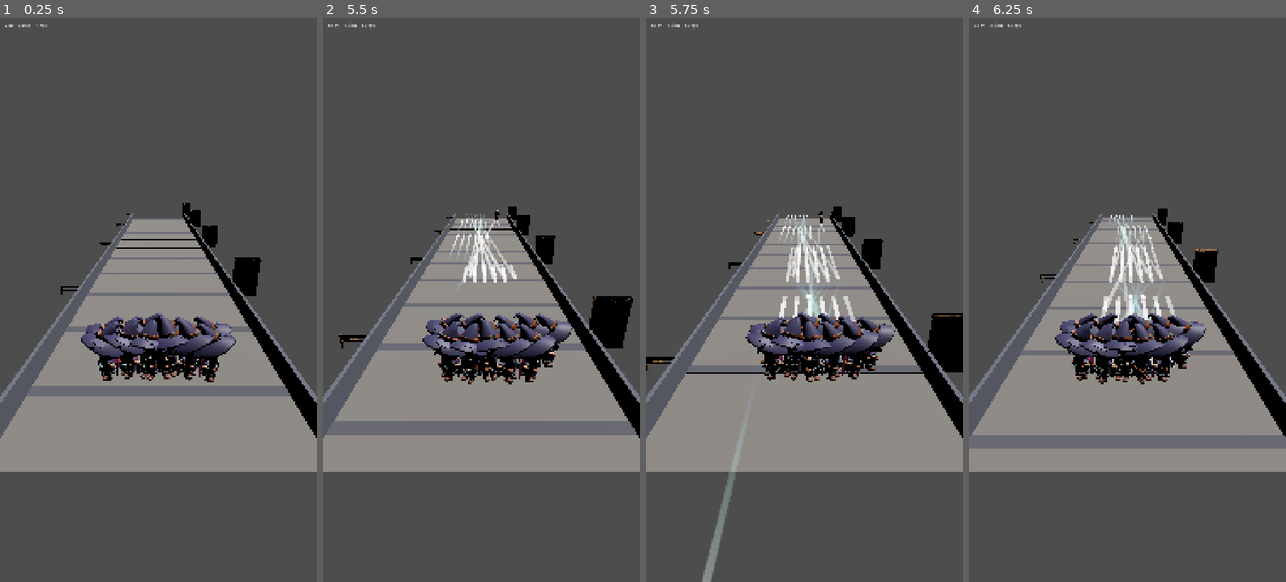
Above: before the commit, frames 1-4 (left to right).
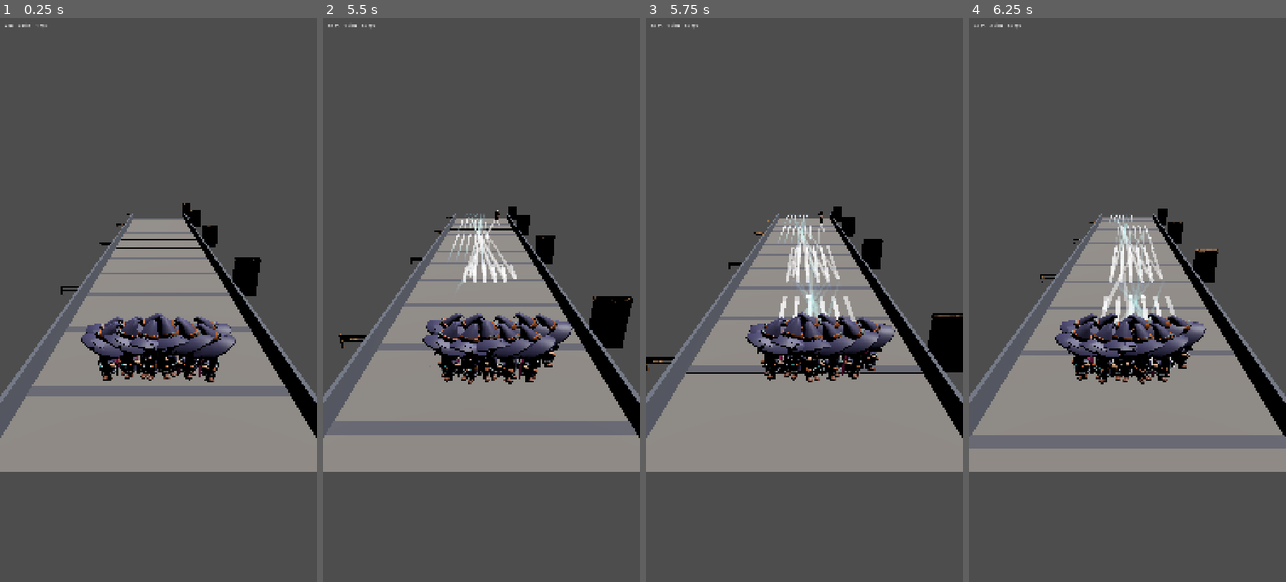
Above: after the commit, the same moments.

Repository: aslamfq/Jebon
Game: Godot game, scene res://scenes/game.tscn
Two runs of this game, one before a commit and one after it. Both use one fixed random seed, a clock stepped at 60 frames per second and the inputs below.
Inputs (mouse positions are in pixels of both pictures, inside the frame that each line leads up to):
- Up to frame 1 (0.25 s): no input
- Up to frame 2 (5.5 s): tap Enter at 0.5 s; move the mouse to (551, 271) at 0.52 s; hold Shift 0.53-1.25 s; click (551, 271) at 0.67 s; tap Space at 0.77, 3.77 s; drag from (418, 328) to (465, 412) at 1.27 s; move the mouse to (513, 175) at 2.02 s; tap Ctrl at 2.1 s; click (513, 175) at 2.17 s; drag from (465, 412) to (386, 215) at 2.77 s; move the mouse to (576, 384) at 3.52 s; tap 1 at 3.6 s; click (576, 384) at 3.67 s; drag from (386, 215) to (433, 159) at 4.27 s; move the mouse to (497, 300) at 5.02 s; tap 3 at 5.1 s; click (497, 300) at 5.17 s
- Up to frame 3 (5.75 s): no input
- Up to frame 4 (6.25 s): drag from (1079, 159) to (1064, 328) at 5.77 s

Frames 1-2 are identical in both runs. In frame 3, 0.6% of the frame differs, in the area x 17-30%, y 75-100%; in frame 4, nothing differs.

Commit message:
fix: accumulate removed_positions per frame, kill trail kink at burst expiry, widen burst timeout
Fixes three Important issues the task reviewer found in the impact-burst/pool-return
work (c388810):

1. tick() and resolve_hits() both cleared Projectiles.removed_positions at their own
   start. game.gd calls them back-to-back on the same instance every frame before a
   single render() reads the result, so resolve_hits()'s clear silently wiped out
   whatever tick() had just reported -- despawns never produced a burst, only hits
   did. Both methods now only append; game.gd clears each pool's removed_positions
   once per frame, before that pool's tick()/resolve_hits() pair, so a frame's
   despawns and hits both survive to render(). Two existing tests in
   test_projectiles.gd asserted the old auto-clearing behaviour as correct; rewrote
   them to assert the corrected accumulate-across-calls property instead, verified
   with a deliberate-break check (reverted the fix, confirmed both rewritten tests
   fail, restored).

2. The position-sync skip added in c388810 (to stop a bursting instance's position
   jumping onto whatever live projectile gets swapped into its pool slot) deferred
   the jump to the burst's expiry frame instead of removing it: trail3d.gd's
   append_points() compares global_position against its own remembered
   previous_position every _process() and interpolates a straight run of points
   across any gap, so the expiry-frame snap still drew a kink, just later. Added
   TrailPrefab.reset_at() to drop the trail's point/uv/width/age history and
   re-anchor previous_position at the new position; ProjectileView calls it right
   before the sync loop runs on a just-expired slot.

3. BURST_DURATION_MS (700ms) was based on Impact/Glow and Impact/Sparks (both
   lifetime = 0.6 per projectile_1.tscn) as the burst's longest-lived particle.
   Impact/Bits has no lifetime line at all, so it defaults to GPUParticles3D's own
   1.0s, randomized down (never up) by its shader -- the real max is ~1.0s, not
   0.6s. Raised the timeout to 1100ms and corrected the comment. Impact/Bits also
   has local_coords = true, so the same expiry-frame snap addressed in #2 would
   otherwise drag its still-animating particles too, not just the trail.

148/148 GUT tests pass (same count -- two tests rewritten in place, not added).
Visual verification (screenshots + progress notes) recorded in
.superpowers/sdd/2026-08-04-jebon-visual-retheme/task-6-report.md (gitignored,
kept as local workspace record, matching how prior task screenshots in this plan
were handled).

Co-Authored-By: Claude Sonnet 5 <noreply@anthropic.com>
Claude-Session: https://claude.ai/code/session_017wGsNhfLVeVF3dHvykD1AP

Diff:
--- a/projectiles/scripts/trail3d.gd
+++ b/projectiles/scripts/trail3d.gd
@@ -88,6 +88,23 @@
 		texture_offset -= motion_threshold / max(texture_length * get_global_scale(), 0.001);
 		previous_position = next
 
+# Drops the trail's entire position history and re-anchors it at pos,
+# with no points in between. Needed by ProjectileView (scripts/views/
+# projectile_view.gd) for the frame a pooled projectile's burst expires
+# and its position gets snapped onto whatever live projectile now
+# occupies the same pool slot: without this, append_points() below would
+# see previous_position (still sitting at the old death location) jump to
+# the new position in one step and interpolate a straight line of points
+# across the gap, drawing as a visible kink. Called before that snap
+# happens, so the trail's own next _process() sees a zero-distance move
+# and starts clean from the new position instead.
+func reset_at(pos: Vector3) -> void:
+	points.clear()
+	uvs.clear()
+	widths.clear()
+	age.clear()
+	previous_position = pos
+
 func remove_point(i: int) -> void:
 	points.remove_at(i)
 	uvs.remove_at(i)
--- a/scripts/game.gd
+++ b/scripts/game.gd
@@ -110,7 +110,16 @@
         Weapon.spread_degrees_at(ENEMY_WEAPON_TIER),
         Vector2(0, -1), ENEMY_PROJECTILE_SPEED)
 
+    # Projectiles.tick()/resolve_hits() only ever append to
+    # removed_positions now (see scripts/projectiles.gd) -- clearing is the
+    # caller's job, once per frame per pool, so a single frame's despawns
+    # (from tick()) and hits (from resolve_hits()) both survive to reach
+    # the render() calls below instead of the second call's clear wiping
+    # out the first's report.
+    squad_projectiles.removed_positions.clear()
     squad_projectiles.tick(delta, Corridor.SPAWN_DISTANCE + 5.0)
+
+    enemy_projectiles.removed_positions.clear()
     enemy_projectiles.tick(delta, Corridor.SPAWN_DISTANCE + 5.0)
 
     run.record_kills(squad_projectiles.resolve_hits(enemies, HIT_RADIUS,
--- a/scripts/projectiles.gd
+++ b/scripts/projectiles.gd
@@ -29,7 +29,8 @@
     return true
 
 func tick(delta: float, despawn_radius: float) -> void:
-    removed_positions.clear()
+    # Deliberately does NOT clear removed_positions -- see resolve_hits below
+    # for why clearing lives with the caller instead of here.
     var radius_sq := despawn_radius * despawn_radius
     var i := 0
     while i < count:
@@ -44,7 +45,16 @@
 # Naive nested loop by design. Phase 3 replaces the inner scan with a radial
 # broadphase behind this same signature, guarded by these tests.
 func resolve_hits(units: Units, hit_radius: float, damage: float) -> int:
-    removed_positions.clear()
+    # Deliberately does NOT clear removed_positions. game.gd calls tick()
+    # then resolve_hits() on the same Projectiles instance every frame,
+    # before a single render() call reads removed_positions -- if either
+    # method cleared its own start, whichever ran second would wipe out
+    # the first's report and only that method's removals would ever reach
+    # render(), silently losing despawns (tick()'s only source) every
+    # frame. Both methods only ever append; the caller (game.gd) clears
+    # removed_positions itself, once per frame per pool, before its
+    # tick()/resolve_hits() pair, so a frame's removals from both calls
+    # accumulate into one combined report.
     var kills := 0
     var radius_sq := hit_radius * hit_radius
     var i := 0
--- a/scripts/views/projectile_view.gd
+++ b/scripts/views/projectile_view.gd
@@ -40,10 +40,18 @@
 var _burst_started_at_ms: Array[int] = []
 
 # Comfortably longer than the longest-lived child GPUParticles3D under the
-# prefab's Impact node (Glow and Sparks, both lifetime = 0.6s per
-# projectiles/projectile_1.tscn) so the timeout never cuts a burst off
-# mid-play.
-const BURST_DURATION_MS := 700
+# prefab's Impact node. Read directly from projectiles/projectile_1.tscn:
+# Impact/Glow and Impact/Sparks both set lifetime = 0.6, but Impact/Bits
+# has NO lifetime line at all, so it uses GPUParticles3D's own default of
+# 1.0s -- and its process shader (m4_randomize_lifetime) further scales
+# that down by up to 80% per-particle (lifetime *= 1.0 - rand() * 0.8), so
+# individual Bits particles range roughly 0.2s-1.0s, topping out at the
+# full 1.0s default. 0.6s (Glow/Sparks) is not the longest-lived child;
+# Bits is, at up to 1.0s. Bits also has local_coords = true, so an
+# unhandled position snap at burst expiry would drag its still-animating
+# particles along with it too, not just the trail -- so the margin here
+# matters for more than just the trail fix below.
+const BURST_DURATION_MS := 1100
 
 func _ready() -> void:
     var mesh := SphereMesh.new()
@@ -98,6 +106,29 @@
         if _bursting[i] and now - _burst_started_at_ms[i] >= BURST_DURATION_MS:
             _bursting[i] = false
             _rearm(_pool[i])
+            # A slot that's still within this frame's live pool range gets
+            # its position snapped to whatever projectile now occupies it,
+            # in the sync loop right below -- read TrailPrefab's own
+            # append_points() (projectiles/scripts/trail3d.gd) to see why
+            # that snap alone used to draw a kink: it compares
+            # global_position against its own remembered previous_position
+            # every _process() and interpolates points across the gap, and
+            # while bursting that previous_position sits frozen at the
+            # death location (position sync was skipped, so nothing moved
+            # it), so the very next sample after the snap reads as one huge
+            # single-frame move and gets drawn as a straight connecting
+            # segment across the screen. Resetting the trail's own history
+            # to the new position *before* that sync loop runs removes the
+            # jump at its source instead of just not rendering it -- the
+            # frame where the snap happens is also the frame Impact/Bits
+            # (local_coords = true, still animating for up to 1.0s per
+            # BURST_DURATION_MS above) would otherwise drag along with the
+            # same snap, so this has to happen before position sync either
+            # way, not just for the trail.
+            if i < pooled:
+                var new_pos := Vector3(
+                    projectiles.positions[i].x, 0.8, projectiles.positions[i].y)
+                _pool[i].get_node("TrailPrefab").reset_at(new_pos)
 
     for pos in projectiles.removed_positions:
         _trigger_burst_near(pos)
--- a/test/test_projectiles.gd
+++ b/test/test_projectiles.gd
@@ -132,14 +132,20 @@
     assert_almost_eq(projectiles.removed_positions[0].x, 0.0, 0.001)
     assert_almost_eq(projectiles.removed_positions[0].y, 10.0, 0.001)
 
-func test_removed_positions_is_cleared_at_the_start_of_each_call():
+func test_removed_positions_accumulates_across_calls_with_no_clear_between():
+    # game.gd calls tick() then resolve_hits() on the same Projectiles
+    # instance every frame, with no clear in between, before a single
+    # render() call reads removed_positions -- so a real frame's report
+    # must combine both calls' removals, not just reflect whichever ran
+    # last. Neither method clears at its own start any more; that's the
+    # caller's job, once per frame (see game.gd).
     projectiles.fire(Vector2.ZERO, Vector2(0, 1), 100.0)
     projectiles.tick(1.0, 30.0)
     assert_eq(projectiles.removed_positions.size(), 1, "sanity check: first call reported one")
     projectiles.fire(Vector2.ZERO, Vector2(0, 1), 1.0)
     projectiles.tick(0.01, 1000.0)
-    assert_eq(projectiles.removed_positions.size(), 0,
-        "a call that removes nothing must clear last call's report, not accumulate")
+    assert_eq(projectiles.removed_positions.size(), 1,
+        "a second call that removes nothing must leave the first call's report intact")
 
 func test_removed_positions_reports_every_removal_in_one_call():
     # Two bullets that both despawn in the same tick() call.
@@ -150,7 +156,14 @@
     assert_eq(projectiles.removed_positions.size(), 2,
         "both removals in this call must be reported, not just the last one")
 
-func test_removed_positions_is_cleared_at_the_start_of_resolve_hits():
+func test_removed_positions_accumulates_across_tick_then_resolve_hits():
+    # The exact sequence game.gd runs every frame for one pool: tick()
+    # (despawns) immediately followed by resolve_hits() (hits), with no
+    # clear between them. Both calls' removals must land in one combined
+    # report for render() to see -- this is the property that was broken
+    # when each method cleared removed_positions at its own start:
+    # resolve_hits()'s clear silently wiped out tick()'s despawn every
+    # frame.
     units.spawn(Vector2(0, 100), Vector2.ZERO, 10.0)
     projectiles.fire(Vector2(0, 0), Vector2(0, 1), 100.0)
     projectiles.tick(1.0, 30.0)
@@ -158,5 +171,5 @@
     units.spawn(Vector2(0, 10), Vector2.ZERO, 4.0)
     projectiles.fire(Vector2(0, 10), Vector2(0, 1), 45.0)
     projectiles.resolve_hits(units, 0.5, 4.0)
-    assert_eq(projectiles.removed_positions.size(), 1,
-        "a resolve_hits call must clear last call's report, not accumulate")
+    assert_eq(projectiles.removed_positions.size(), 2,
+        "resolve_hits() must add to tick()'s report, not replace it")
